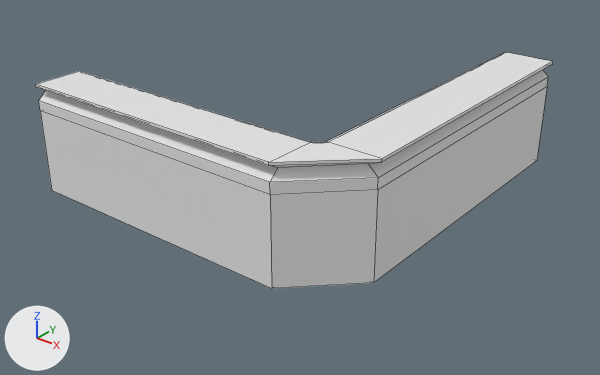
The FBX model BartenderVR/Assets/Models/Bar.fbx: old version first, new version second.
Both versions are drawn from a camera (50 mm lens) standing at (3.34, -12.67, 3.49) and looking at (-1.06, -7.17, 0.08). Lighting does not change. The marker at lower left points along +X, +Y and +Z. Mesh edges are drawn as thin lines.

Before the edit, the objects in view are built like this:
```python
me_cube_015 = bpy.data.meshes.new('Cube.015')
me_cube_015.from_pydata(...)  # 80 vertices, 66 faces; spans x -2.34..1.02, y -1.24..2.46, z -0.54..0.52
# faces by material slot: [41, 25]
me_cube_015.materials.append(mat_material)  # white #e7e7e7
me_cube_015.materials.append(mat_label)  # white #e7e7e7
# before: 4 (0.99, -0.54, 0.26) at pixel (377, 189), 5 (0.99, 2.46, 0.26) at pixel (547, 86), 16 (0.42, -1.09, 0.26) at pixel (270, 194), 19 (-2.34, -1.09, 0.26) at pixel (40, 110), 20 (0.9, -0.54, 0.44) at pixel (367, 163)
# before: 21 (0.99, -0.54, 0.36) at pixel (378, 177), 22 (0.9, 2.46, 0.44), 23 (0.99, 2.46, 0.36) at pixel (548, 76), 24 (0.42, -1.0, 0.44) at pixel (277, 167), 25 (0.42, -1.09, 0.36) at pixel (269, 182)
# before: 26 (-2.34, -1.09, 0.36) at pixel (38, 100), 27 (-2.34, -1.0, 0.44) at pixel (46, 89), 28 (1.02, 2.46, 0.49) at pixel (552, 64), 29 (1.02, -0.54, 0.49) at pixel (381, 162), 30 (0.42, -1.1, 0.49) at pixel (268, 165)
# before: 31 (-2.34, -1.1, 0.49) at pixel (36, 87), 32 (1.02, 2.46, 0.52) at pixel (552, 61), 33 (0.42, -1.1, 0.52) at pixel (268, 162), 34 (-2.34, -1.1, 0.52) at pixel (35, 84), 35 (1.02, -0.54, 0.52) at pixel (382, 158)
# before: 38 (0.99, 2.46, -0.54) at pixel (536, 160), 39 (0.99, -0.54, -0.54) at pixel (373, 282), 41 (-2.34, -1.09, -0.54) at pixel (51, 190), 42 (0.42, -1.09, -0.54) at pixel (271, 288)
ob_cube_014 = bpy.data.objects.new('Cube.014', me_cube_015)
ob_cube_014.location = (-0.645, -7.472, 0.542)
```
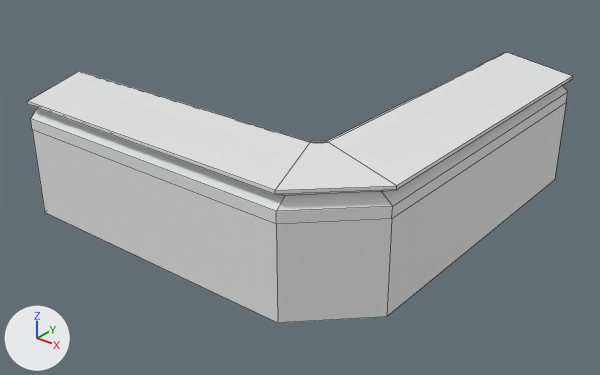
What changed in the scene script:
```text
Change me_cube_015:
    where me_cube_015.from_pydata(...)  # 80 vertices, 66 faces; spans x -2.34..1.02, y -1.24..2.46, z -0.54..0.52
    used by ob_cube_014; location = (-0.645, -7.472, 0.542)
    me_cube_015 part 1
    add for i in [4, 5, 16, *range(19, 36), 38, 39, 41, 42]: me_cube_015.vertices[i].co += Vector((0.33, -0.32, 0.0))
```

Changed parts and their boxes [x1, y1, x2, y2] in the pictures (600 x 375 px; the box of a moved part takes in the faces that stretch with it):
'Cube.014', reshaped (15% taller): before [36, 52, 553, 288]; after [27, 52, 573, 323]
part 1 of me_cube_015, moved or reshaped: before [36, 52, 553, 288]; after [27, 53, 573, 323]
